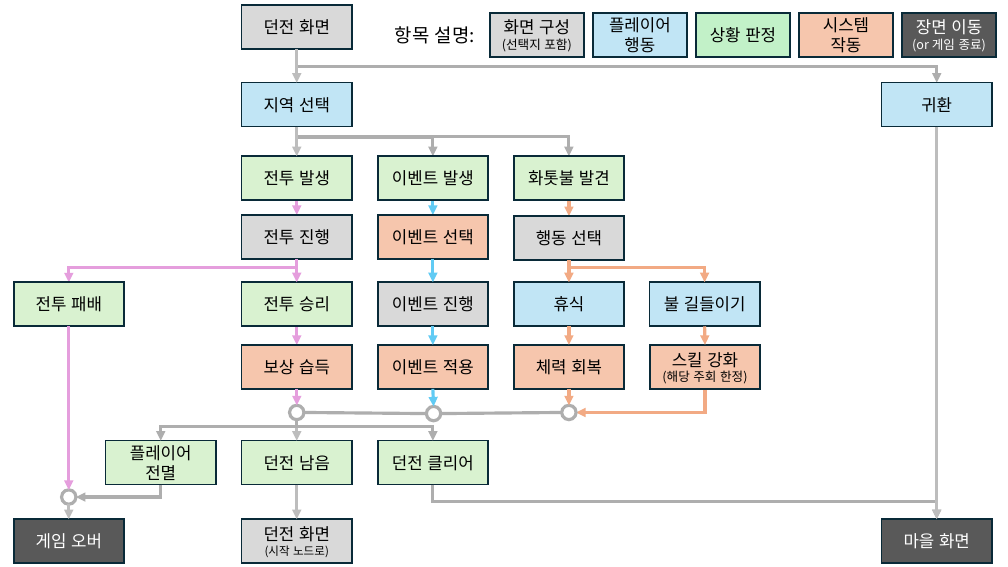
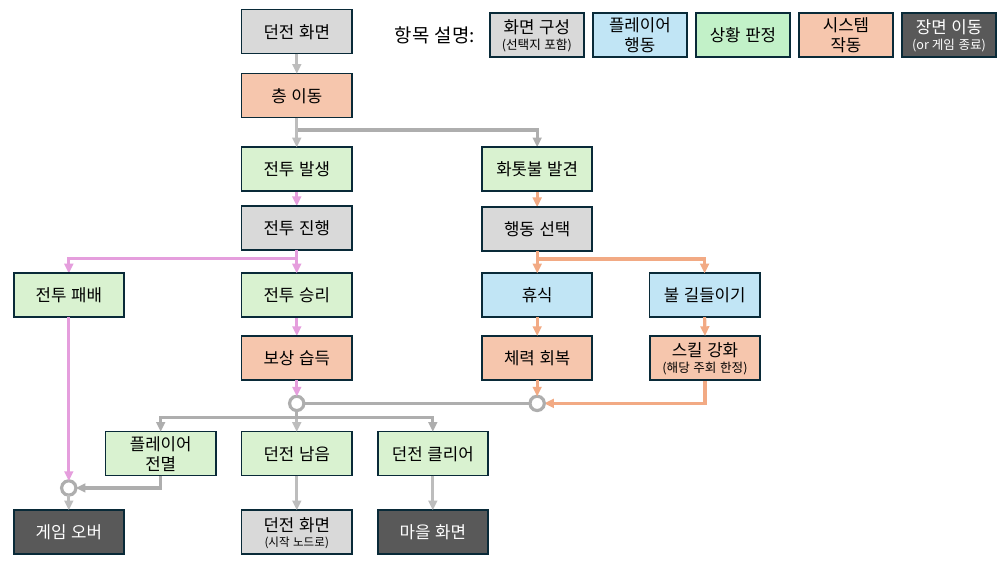
Before and after one commit to lsu0503/TextRPG_TeamProject2nd, a slide deck: slide 7 of Documents/TextRPG_와이어프레임.pptx (slide 10 before the commit). Drawn at 1008x567 pixels with LibreOffice and Linux fonts; fonts in the diff are those of the drawing. Boxes give left, top, right and bottom in pixels: in the first picture for what was removed or moved away, otherwise in the second. Text is boxed around its words. In the diff, an @@ line names an element or a change of style, - is before the commit and + after.

```diff
--- a/Documents/TextRPG_와이어프레임.pptx
+++ b/Documents/TextRPG_와이어프레임.pptx
@@ rectangle "던전 화면": place and size @@
-rectangle "던전 화면" at box(242, 5, 352, 49)
+rectangle "던전 화면" at box(242, 10, 352, 54)
@@ arrow moved from (297, 49) - (297, 82) to (297, 54) - (297, 73) @@
@@ elbow arrow removed from (297, 49) to (937, 82) @@
@@ 13 rectangles, 10 arrows, 4 elbow arrows, 2 ellipses: place and size @@
-13 rectangles, 10 arrows, 4 elbow arrows, 2 ellipses at box(14, 82, 761, 563)
+13 rectangles, 10 arrows, 4 elbow arrows, 2 ellipses at box(14, 73, 761, 554)
@@ rectangle "층 이동" at box(242, 73, 352, 117): fill #C1E5F5 to #F6C6AD @@
@@ text in rectangle at box(271, 88, 322, 104): text changed @@
-지역 선택
+층 이동
@@ rectangle removed at box(882, 82, 992, 126) @@
-귀환
@@ elbow arrow moved from (297, 127) - (569, 157) to (297, 118) - (538, 147) @@
@@ elbow arrow removed from (297, 127) to (433, 157) @@
@@ arrow removed from (937, 127) to (937, 520) @@
@@ rectangle removed at box(378, 157, 488, 200) @@
-이벤트 발생
@@ arrow removed from (433, 200) to (433, 215) @@
@@ rectangle removed at box(378, 215, 488, 259) @@
-이벤트 선택
@@ arrow removed from (433, 259) to (433, 282) @@
@@ elbow arrow moved from (569, 260) - (705, 282) to (538, 251) - (705, 273) @@
@@ rectangle removed at box(378, 282, 488, 326) @@
-이벤트 진행
@@ arrow removed from (433, 327) to (433, 345) @@
@@ 4 rectangles, 4 arrows, 1 ellipse: place and size @@
-4 rectangles, 4 arrows, 1 ellipse at box(514, 157, 625, 420)
+4 rectangles, 4 arrows, 1 ellipse at box(482, 147, 593, 411)
@@ rectangle removed at box(378, 345, 488, 389) @@
-이벤트 적용
@@ arrow removed from (433, 389) to (434, 407) @@
@@ elbow arrow moved from (706, 389) - (576, 413) to (706, 380) - (544, 404) @@
@@ line moved from (304, 413) - (426, 414) to (304, 404) - (530, 404) @@
@@ ellipse removed at box(426, 407, 441, 421) @@
@@ line removed from (441, 414) to (562, 413) @@
@@ arrow added from (433, 476) to (433, 510), #BDBDBD 3 pt @@
@@ elbow arrow removed from (433, 485) to (937, 520) @@
@@ rectangle "마을 화면": place and size @@
-rectangle "마을 화면" at box(882, 520, 992, 563)
+rectangle "마을 화면" at box(378, 510, 488, 554)
```
Also in this commit, not shown: 6 other slides changed, 1 slide added, 2 slides removed.
